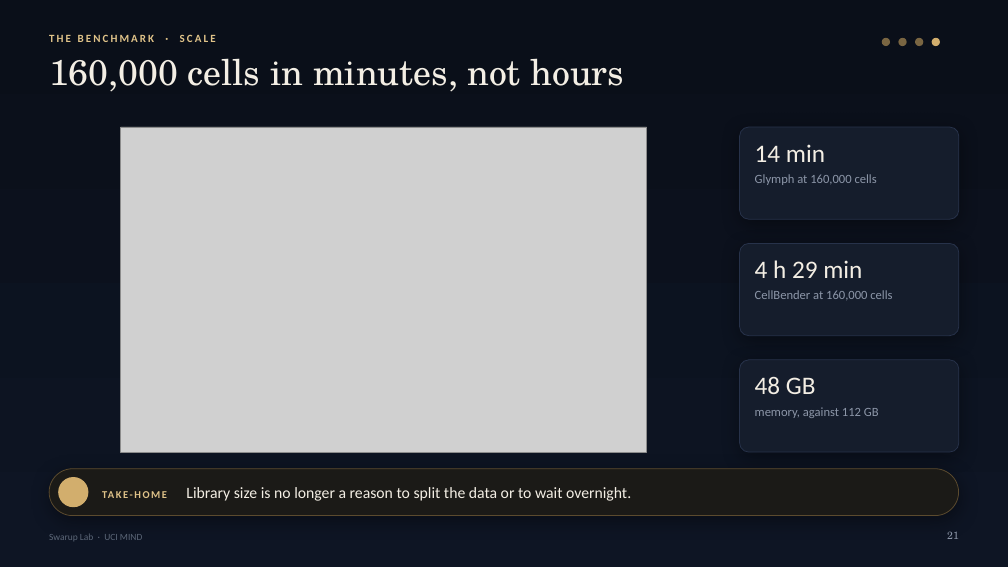
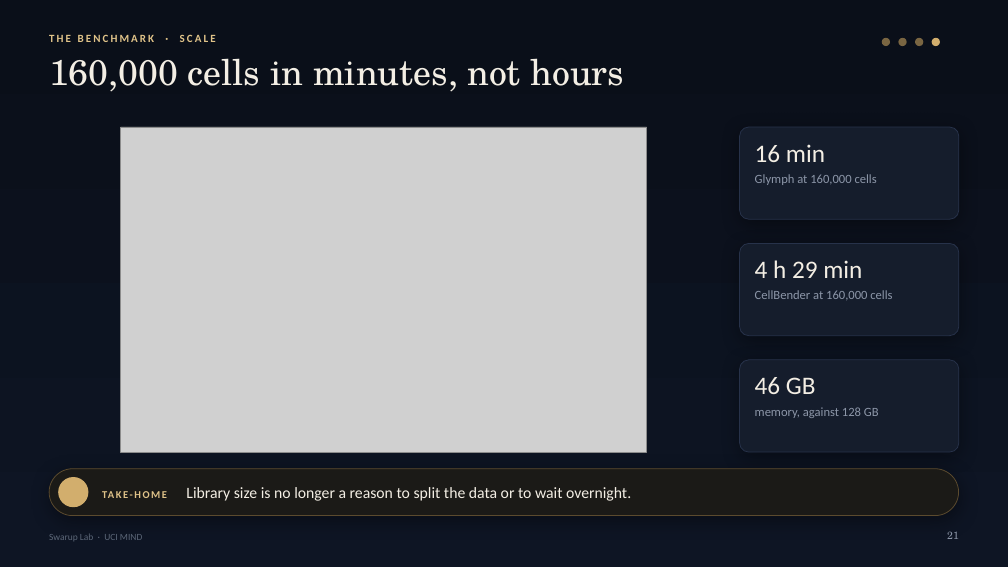
Before and after one commit to swaruplab/glymph, a slide deck: slide 21 of reports/Glymph_overview_dark.pptx. Drawn at 1008x567 pixels with LibreOffice and Linux fonts; fonts in the diff are those of the drawing; grey boxes stand for pictures; background and template pictures are left out. Boxes give left, top, right and bottom in pixels: in the first picture for what was removed or moved away, otherwise in the second. Text is boxed around its words. In the diff, an @@ line names an element or a change of style, - is before the commit and + after.

```diff
--- a/reports/Glymph_overview_dark.pptx
+++ b/reports/Glymph_overview_dark.pptx
@@ text at [755,144,825,162]: text changed @@
-14 min
+16 min
@@ text at [755,377,816,394]: text changed @@
-48 GB
+46 GB
@@ text at [755,407,879,418]: text changed @@
-memory, against 112 GB
+memory, against 128 GB
```
Also in this commit, not shown: 8 other slides changed, 1 slide added, 27 other files.
